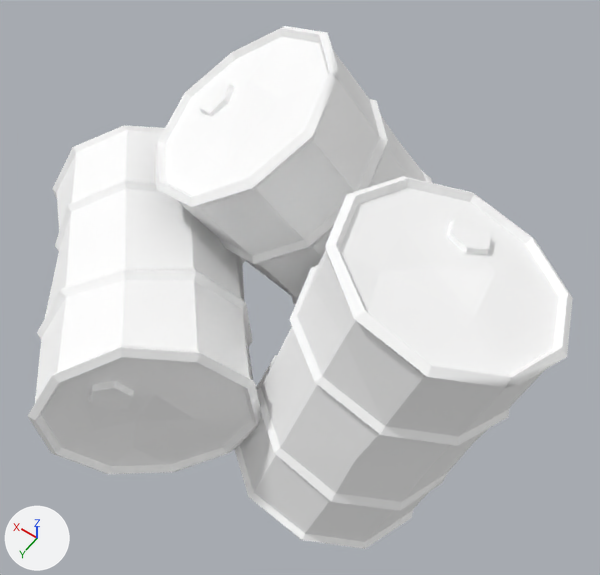
One commit to the glTF model public/siege/scifi/swamp_SM_Prop_Barrel_02.gltf: the scene before it, then after it.
One viewpoint serves both versions: a 50 mm lens placed at (-1.112, 1.391, 2.499), pointed at (-0.1, -0.027, 0.271). The lights are fixed; the arrows at lower left show +X, +Y and +Z. The picture after the commit comes second. Where no turn or scale is listed for an object, it has been applied to the vertices.

The first picture shows 'SM_Prop_Barrel_02'.
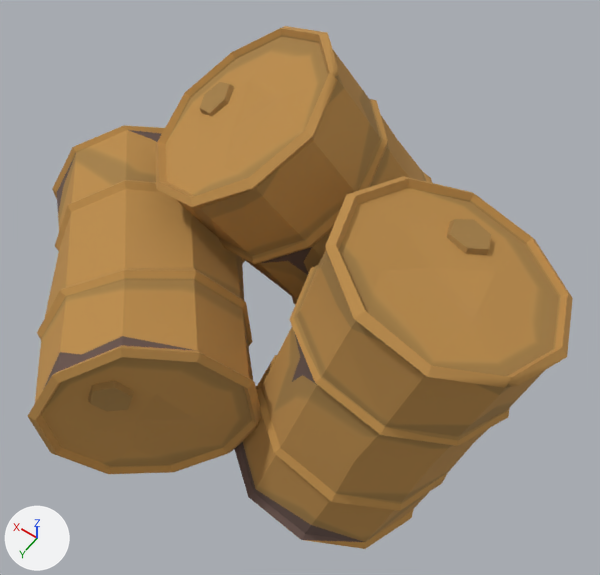
Boxes [x1, y1, x2, y2] around the edits, measured in the pictures (600 x 575 px):
'SM_Prop_Barrel_02', surface changed (white to brown)
    both: [28, 26, 573, 549]

The change, as a list of edits to the scene's bpy script:
```text
Add img_polygonnaturebiomes_swamp_texture_01:
    img_polygonnaturebiomes_swamp_texture_01 = load_image('PolygonNatureBiomes_Swamp_Texture_01', 'PolygonNatureBiomes_Swamp_Texture_01.webp', 4096, 4096, 'sRGB')
Change mat_nature_base_mat8:
    remove mat_nature_base_mat8.base_color = (1.0, 1.0, 1.0)  # white #ffffff
    add mat_nature_base_mat8.texture = img_polygonnaturebiomes_swamp_texture_01
```
